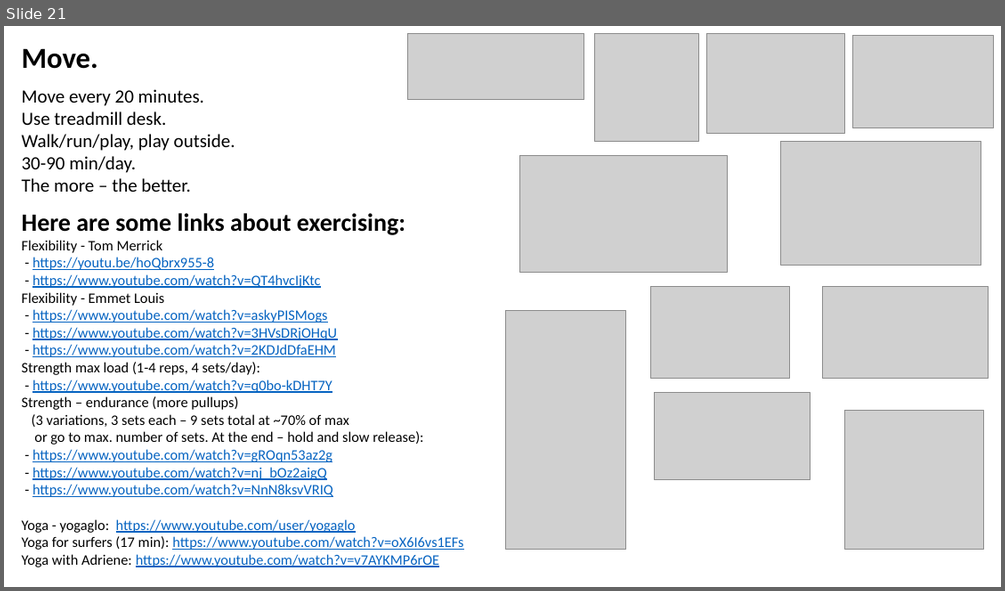
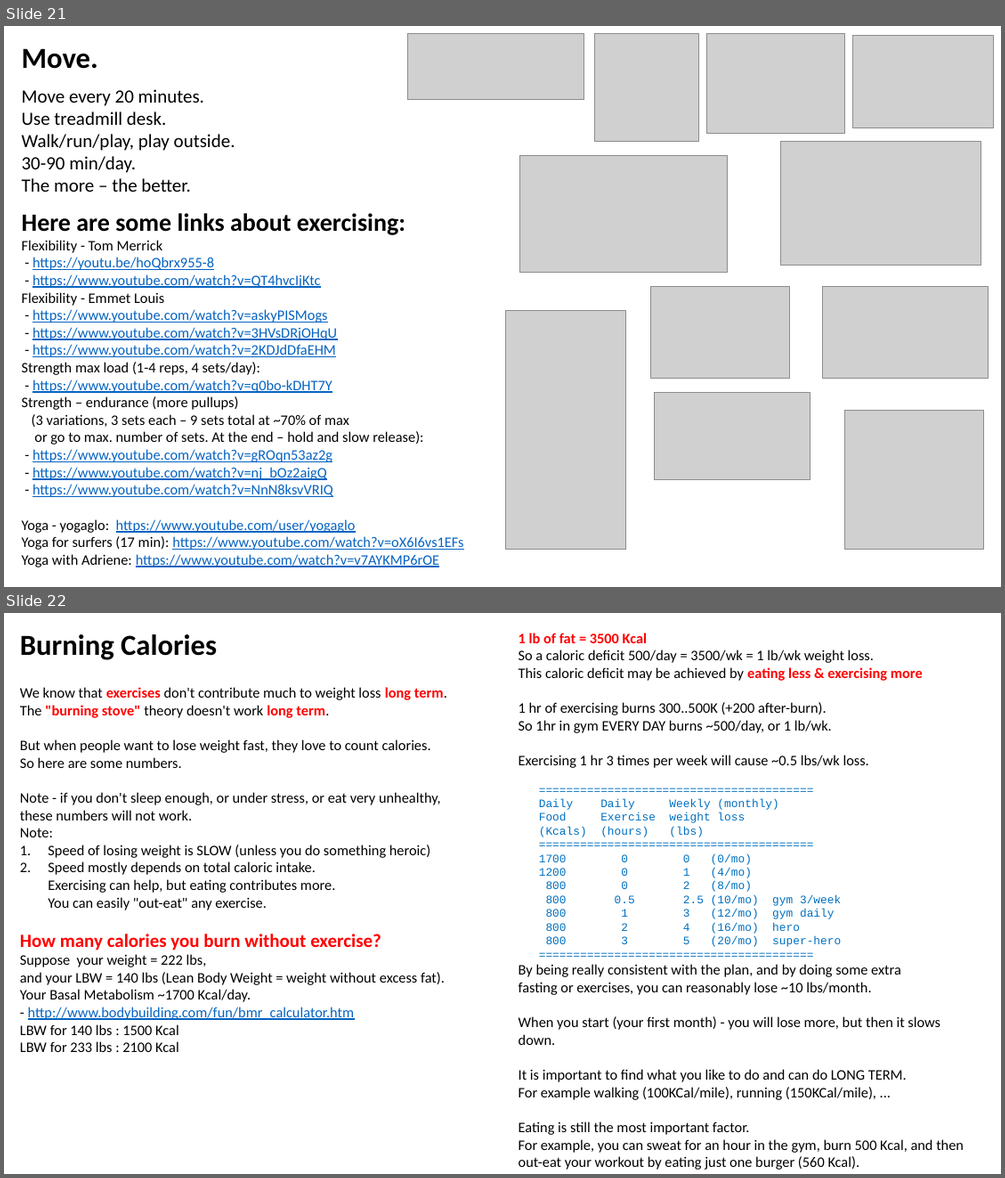
Before and after one commit to lselector/misc, a slide deck: _Life_Lose_Weight.pptx. Shown one above the other, each under a label of ours: slide 21 before the commit, slides 21 and 22 after it. The pictures are 1005x591 and 1005x1178 pixels, drawn with LibreOffice and Linux fonts; fonts in the diff are those of the drawing; grey boxes stand for pictures. Boxes give left, top, right and bottom in pixels: in the first picture for what was removed or moved away, otherwise in the second. Text is boxed around its words. In the diff, an @@ line names an element or a change of style, - is before the commit and + after.

```diff
--- a/_Life_Lose_Weight.pptx
+++ b/_Life_Lose_Weight.pptx
@@ slide 22 added at [4, 613, 1001, 1174], background #FFFFFF @@
@@ text added at [20, 634, 217, 660], 28 pt, text #000000, bold @@
+Burning Calories
@@ text added at [518, 633, 963, 1169], 14 pt, text #000000 @@
+1 lb of fat = 3500 Kcal
+So a caloric deficit 500/day = 3500/wk = 1 lb/wk weight loss.
+This caloric deficit may be achieved by eating less & exercising more
+1 hr of exercising burns 300..500K (+200 after-burn).
+So 1hr in gym EVERY DAY burns ~500/day, or 1 lb/wk.
+Exercising 1 hr 3 times per week will cause ~0.5 lbs/wk loss.
+========================================
+Daily Daily Weekly (monthly)
+Food Exercise weight loss
+(Kcals) (hours) (lbs)
+========================================
+1700 0 0 (0/mo)
+1200 0 1 (4/mo)
+800 0 2 (8/mo)
+800 0.5 2.5 (10/mo) gym 3/week
+800 1 3 (12/mo) gym daily
+800 2 4 (16/mo) hero
+800 3 5 (20/mo) super-hero
+========================================
+By being really consistent with the plan, and by doing some extra
+fasting or exercises, you can reasonably lose ~10 lbs/month.
+When you start (your first month) - you will lose more, but then it slows down.
+It is important to find what you like to do and can do LONG TERM.
+For example walking (100KCal/mile), running (150KCal/mile), ...
+Eating is still the most important factor.
+For example, you can sweat for an hour in the gym, burn 500 Kcal, and then out-eat your workout by eating just one burger (560 Kcal).
@@ text added at [20, 687, 447, 1052], 14 pt, text #000000 @@
+We know that exercises don't contribute much to weight loss long term. The "burning stove" theory doesn't work long term.
+But when people want to lose weight fast, they love to count calories.
+So here are some numbers.
+Note - if you don't sleep enough, or under stress, or eat very unhealthy, these numbers will not work.
+Note:
+1. Speed of losing weight is SLOW (unless you do something heroic)
+2. Speed mostly depends on total caloric intake.
+   Exercising can help, but eating contributes more.
+   You can easily "out-eat" any exercise.
+How many calories you burn without exercise?
+Suppose your weight = 222 lbs,
+and your LBW = 140 lbs (Lean Body Weight = weight without excess fat).
+Your Basal Metabolism ~1700 Kcal/day.
+- http://www.bodybuilding.com/fun/bmr_calculator.htm
+LBW for 140 lbs : 1500 Kcal
+LBW for 233 lbs : 2100 Kcal
```
Also in this commit, not shown: 1 slide changed, 3 other slides added.
